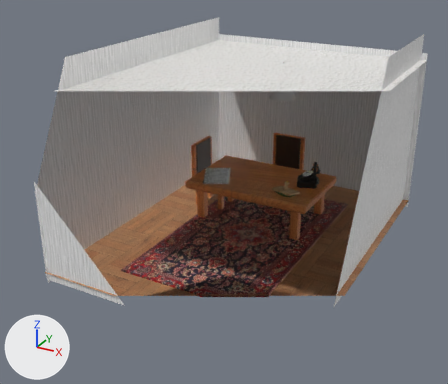
A saved change to the Blender file Models/KGB.blend.
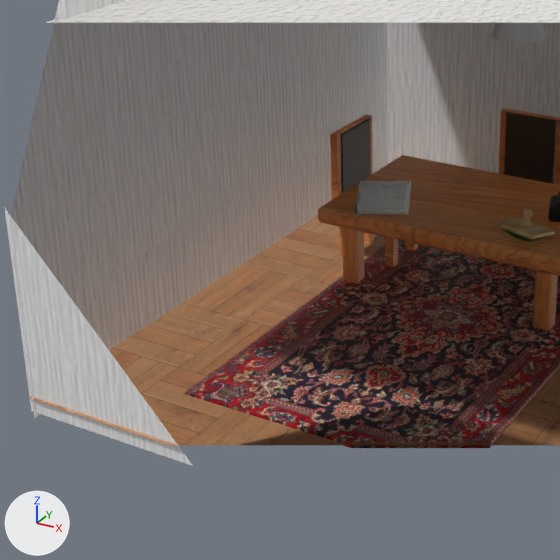
There are two pictures of each version: one whole from a camera (50 mm lens) standing at (28.8, -58.0, 33.5) and looking at (-1.5, -2.9, 5.9), one close up on the part from 7% to 68% of the width and 21% to 91% of the height. Lighting does not change. The marker at lower left points along +X, +Y and +Z. Everything nearer to the camera than a plane just in front of the edit is cut away.

Before the edit, the objects in view are built like this:
```python
me_cube_020 = bpy.data.meshes.new('Cube.020')
me_cube_020.from_pydata(...)  # 80 vertices, 68 faces; spans x -2.08..2.09, y -2.56..1.61, z -3.31..5.11
# faces by material slot: [50, 18]
me_cube_020.materials.append(mat_material_008)  # picture img_chair_wood_jpg
me_cube_020.materials.append(mat_material_017)  # picture img_chair_leather_jpg
me_plane_006 = bpy.data.meshes.new('Plane.006')
me_plane_006.from_pydata(...)  # a box spanning x -1.0..1.0, y -1.0..1.0, z -0.25..0.0
me_plane_006.materials.append(mat_material_013)  # picture img_kover_jpeg
me_plane_008 = bpy.data.meshes.new('Plane.008')
me_plane_008.from_pydata(...)  # 4 vertices, 1 face; spans x -1.0..1.0, y -1.0..1.0, z 0.0
me_plane_008.materials.append(mat_material_018)  # picture img_prigovor_rtishchevo_jpg
ob_chair_1 = bpy.data.objects.new('Chair-1', me_cube_020)
ob_chair_1.location = (-7.94, 5.38, 3.0)
ob_chair_1.rotation_euler = (0.0, 0.0, 1.571)  # degrees (0, 0, 90)
ob_plane = bpy.data.objects.new('Plane', me_plane_006)
ob_plane.location = (0.14, -0.6, 0.13)
ob_plane.scale = (7.72, -13.6, 1.0)
ob_plane_001 = bpy.data.objects.new('Plane.001', me_plane_008)
ob_plane_001.location = (-5.8, 3.09, 4.9)
ob_plane_001.rotation_euler = (0.0, 0.0, 0.46)  # degrees (0, 0, 26)
ob_plane_001.scale = (1.56, 2.58, 1.0)
# also in view: 'Walls' at (0.0, 0.0, 10.1); 'Chair-2' at (-0.5, 10.7, 3.9); 'Shtamp' at (3.7, 2.1, 5.5); 'Floor' at (0.0, 0.0, 0.0); 'Potalok' at (0.0, 0.0, 18.2)
```
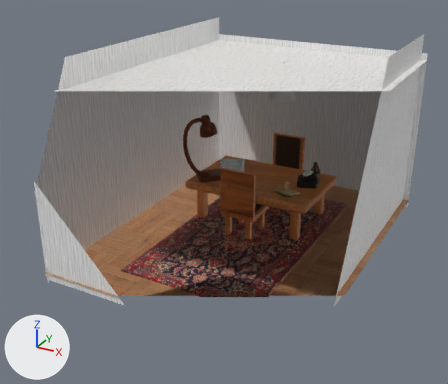
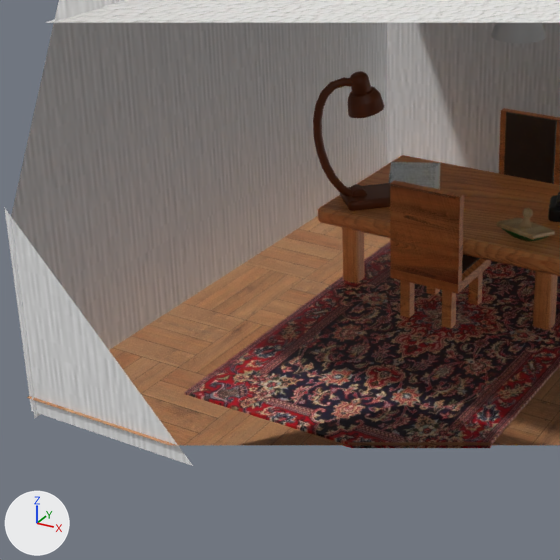
Where the change shows, as pixel boxes (x1, y1, x2, y2) in the close-ups (560 x 560 px):
```json
{"object": "Chair-1", "change": "moved, turned", "before": [330, 115, 419, 267], "after": [390, 180, 491, 329]}
{"object": "Cylinder.001", "change": "added", "after": [313, 71, 406, 211], "on screen": "brown"}
{"object": "Plane.001", "change": "moved", "before": [354, 181, 411, 214], "after": [388, 162, 441, 190]}
```

Edits to the scene script, one JSON object a line:
```json
{"op": "add", "block": "mat_material_006", "code": ["mat_material_006 = principled_material('Material.006')", "mat_material_006.base_color = (0.0, 0.0, 0.0)  # black #000000"]}
{"op": "add", "block": "mat_material_023", "code": ["mat_material_023 = principled_material('Material.023')", "mat_material_023.base_color = (0.131, 0.0245, 0.000732)  # brown #652b02"]}
{"op": "add", "block": "me_cylinder_002", "code": ["me_cylinder_002 = bpy.data.meshes.new('Cylinder.002')", "me_cylinder_002.from_pydata(...)  # 1436 vertices, 1368 faces; spans x -4.9..3.9, y -2.2..2.4, z -5.9..9.4", "# faces by material slot: [1334, 34]", "me_cylinder_002.materials.append(mat_material_023)  # brown #652b02", "me_cylinder_002.materials.append(mat_material_006)  # black #000000"]}
{"op": "set", "path": "ob_chair_1.location", "old": "(-7.94, 5.38, 3.0)", "new": "(-0.48, -0.29, 3.0)"}
{"op": "set", "path": "ob_chair_1.rotation_euler", "old": "(0.0, 0.0, 1.571)", "new": "(0.0, 0.0, 3.142)", "note": "degrees (0, 0, 90) -> degrees (0, 0, 180)"}
{"op": "set", "path": "ob_plane_001.location", "old": "(-5.8, 3.09, 4.9)", "new": "(-5.71, 6.78, 4.9)"}
{"op": "add", "block": "ob_cylinder_001", "code": ["ob_cylinder_001 = bpy.data.objects.new('Cylinder.001', me_cylinder_002)", "ob_cylinder_001.location = (-6.79, 1.84, 7.33)", "ob_cylinder_001.rotation_euler = (0.0, 0.238, -2.362)  # degrees (0, 14, -135)", "ob_cylinder_001.scale = (0.545, 0.545, 0.545)"]}
```
